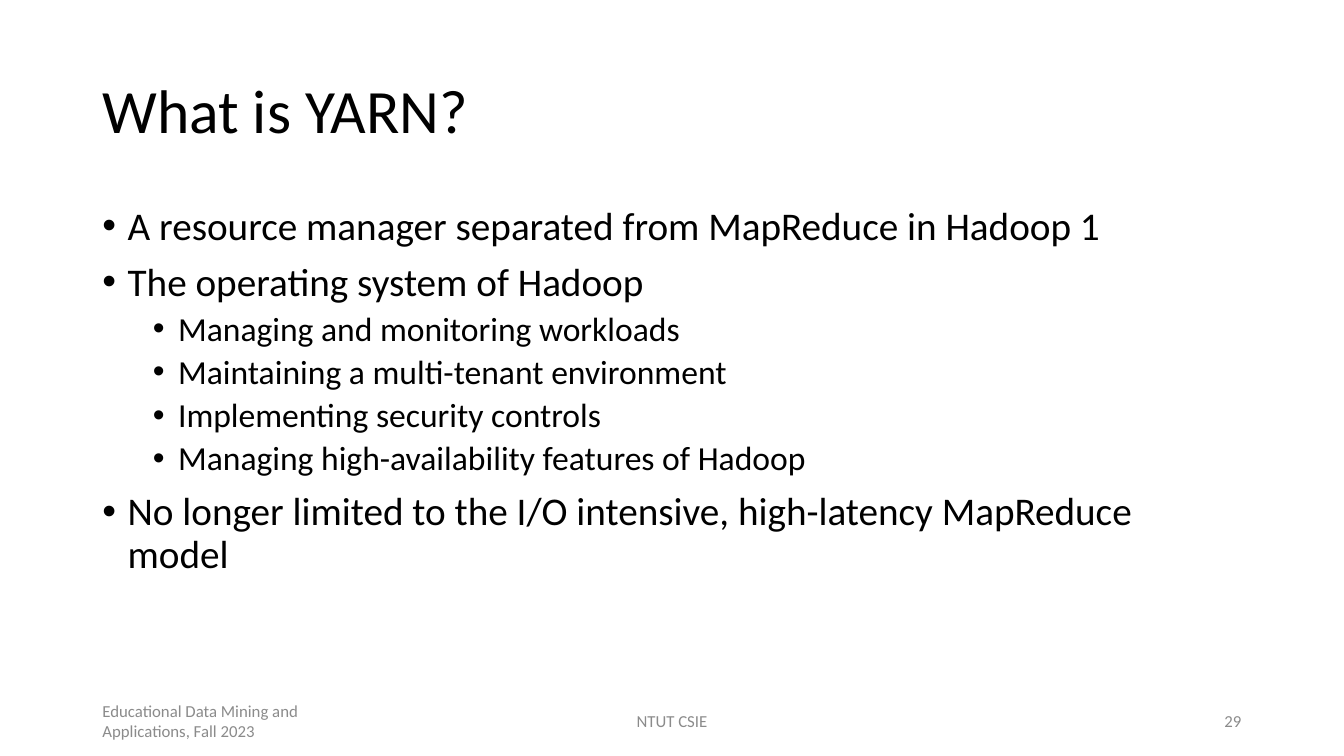
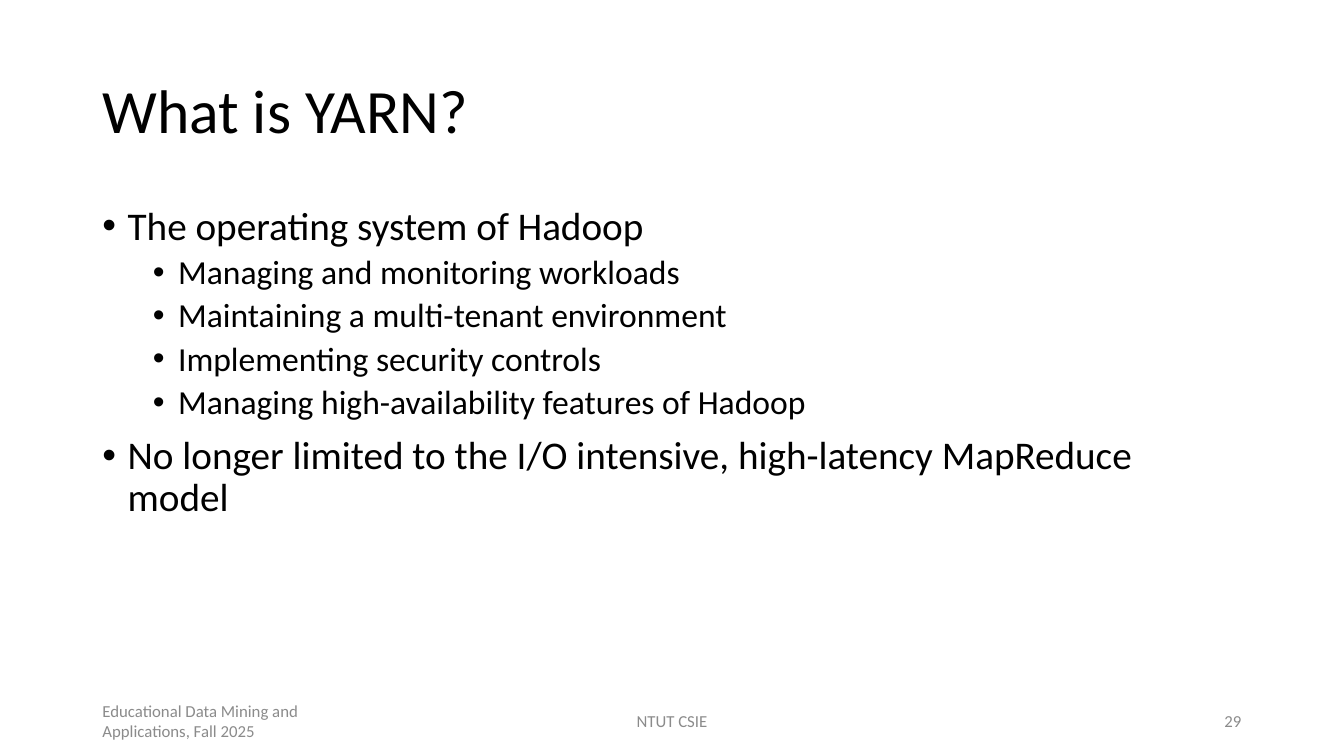
Before and after one commit to chriswjh/chriswjh.github.io, a slide deck: slide 29 of EDM/distributed_platforms.pptx. Drawn at 1344x756 pixels with LibreOffice and Linux fonts; fonts in the diff are those of the drawing. Boxes give left, top, right and bottom in pixels: in the first picture for what was removed or moved away, otherwise in the second. Text is boxed around its words. In the diff, an @@ line names an element or a change of style, - is before the commit and + after.

```diff
--- a/EDM/distributed_platforms.pptx
+++ b/EDM/distributed_platforms.pptx
@@ text at box(128, 212, 1100, 247): paragraph removed @@
-• A resource manager separated from MapReduce in Hadoop 1
@@ text at box(102, 705, 298, 740): text changed @@
-Educational Data Mining and Applications, Fall 2023
+Educational Data Mining and Applications, Fall 2025
```
Also in this commit, not shown: 44 other slides changed, 2 slides added, 1 other file.
